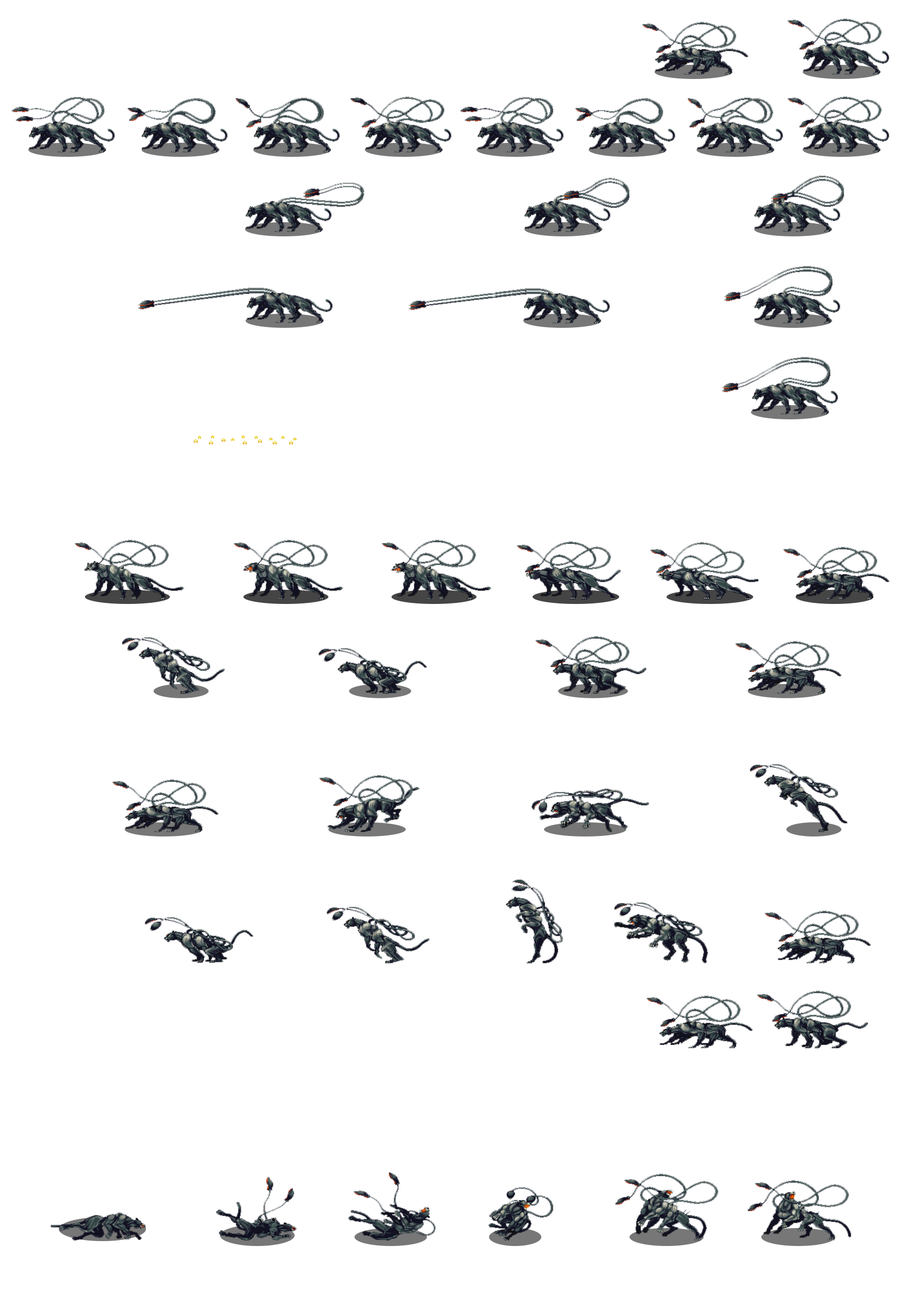
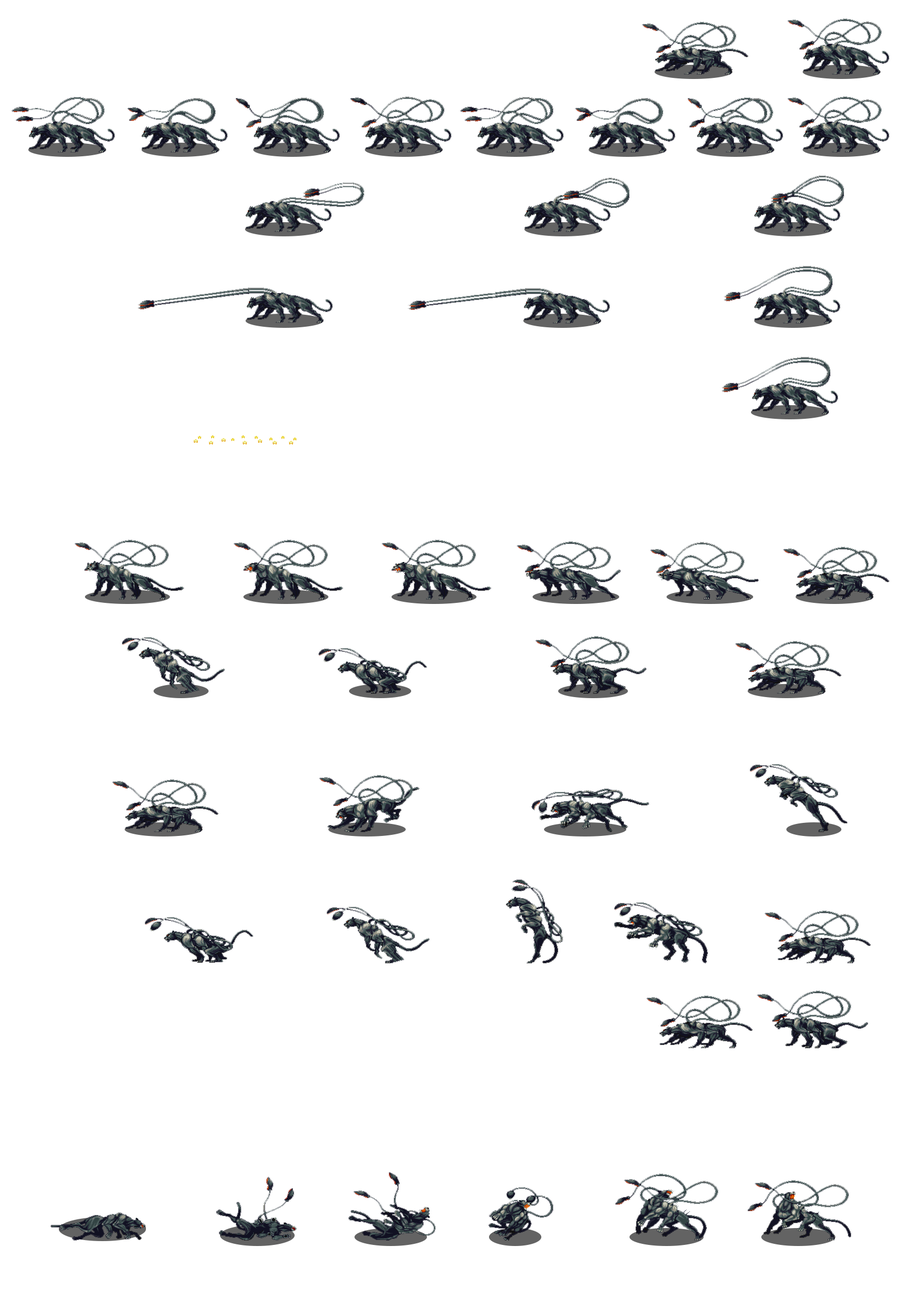
Layered file, before and after one edit (898x1313). Changes by layer:
"Elipse 1 copia 36": opacity 73% → 61% over [84,589,170,605]
"Elipse 1 copia 35": opacity 73% → 61% over [243,589,329,605]
"Elipse 1 copia 34": opacity 73% → 61% over [391,589,477,605]
"Elipse 1 copia 33": opacity 73% → 61% over [532,589,620,605]
"Elipse 1 copia 32": opacity 73% → 61% over [666,589,754,605]
"Elipse 1 copia 31": opacity 73% → 61% over [795,589,874,605]
"shadows dodge": opacity 73% → 100% over [654,64,881,79]
"Elipse 1 copia 30": opacity 73% → 61% over [654,64,733,79]
"Elipse 1 copia 22": opacity 73% → 61% over [802,64,881,79]
"shadows death": opacity 73% → 100% over [58,1217,836,1247]
"Elipse 1 copia 29": opacity 73% → 61% over [58,1217,146,1242]
"Elipse 1 copia 28": opacity 73% → 61% over [220,1226,295,1247]
"Elipse 1 copia 27": opacity 73% → 61% over [354,1228,428,1247]
"Elipse 1 copia 25": opacity 73% → 61% over [629,1228,704,1247]
"Elipse 1 copia 24": opacity 73% → 61% over [761,1228,836,1247]
"shadows run": opacity 73% → 100% over [124,684,842,837]
"Elipse 1 copia 23": opacity 73% → 61% over [124,822,203,837]
"Elipse 1 copia 20": opacity 73% → 61% over [544,822,627,837]
"Elipse 1 copia 15": opacity 73% → 61% over [747,684,826,699]
"shadows default attack/shadow jab": opacity 73% → 100% over [245,222,833,420]
"Elipse 1 copia 13": opacity 73% → 61% over [245,313,324,328]
"Elipse 1 copia 12": opacity 73% → 61% over [523,313,602,328]
"Elipse 1 copia 11": opacity 73% → 61% over [754,313,833,328]
"shadows idle": opacity 73% → 100% over [28,142,881,157]
…and 18 more changes (18 opacity)
